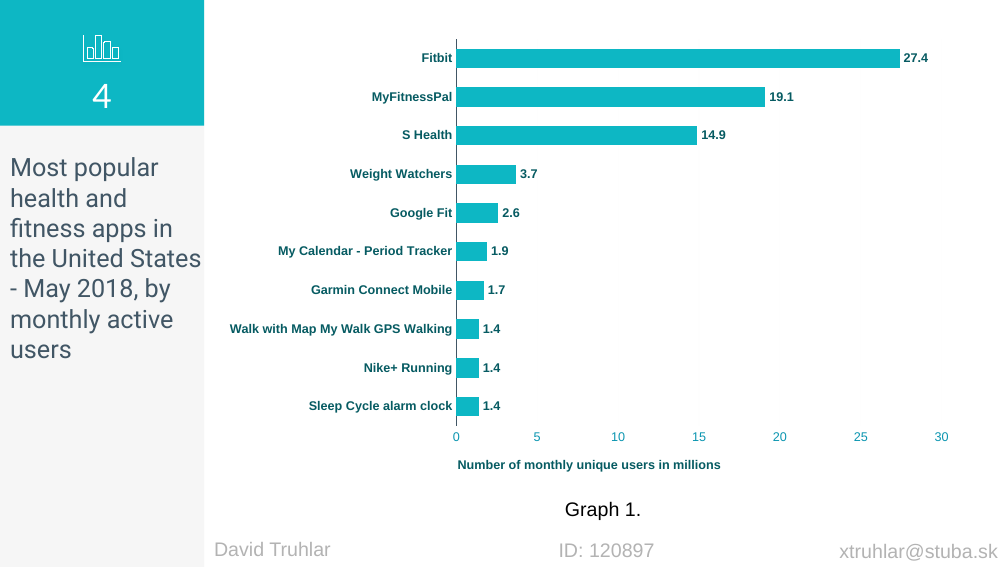
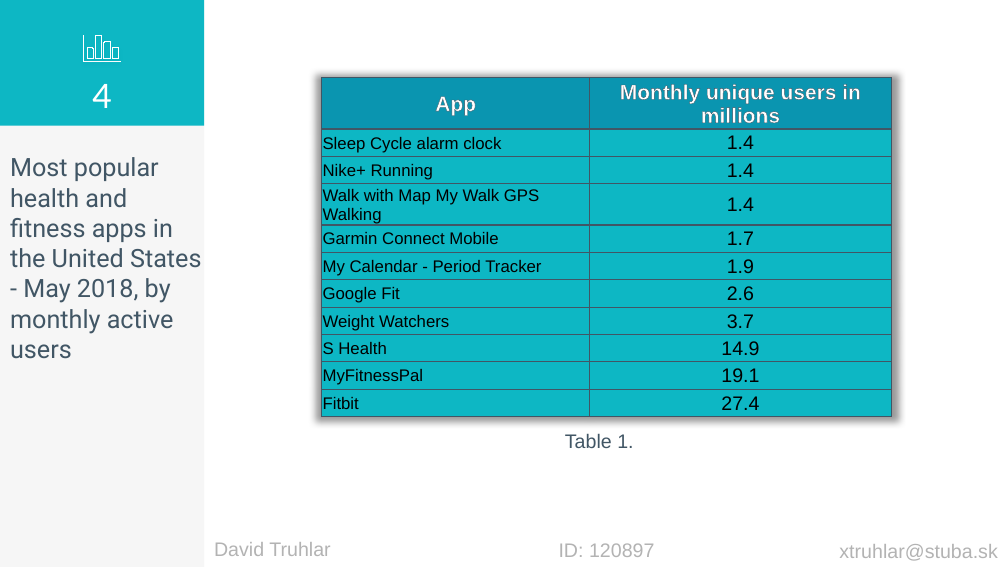
Before and after one commit to xtruhlar/mip_clanok22, a slide deck: slide 4 of slajdy/slajdy.pptx. Drawn at 1008x567 pixels with LibreOffice and Linux fonts; fonts in the diff are those of the drawing. Boxes give left, top, right and bottom in pixels: in the first picture for what was removed or moved away, otherwise in the second. Text is boxed around its words. In the diff, an @@ line names an element or a change of style, - is before the commit and + after.

```diff
--- a/slajdy/slajdy.pptx
+++ b/slajdy/slajdy.pptx
@@ bar chart removed at (215, 30, 964, 493) @@
-categories: Sleep Cycle alarm clock, Nike+ Running, Walk with Map My Walk GPS Walking, Garmin Connect Mobile, My Calendar - Period Tracker, Google Fit, Weight Watchers, S Health, MyFitnessPal, Fitbit
-Series 1: 1.4, 1.4, 1.4, 1.7, 1.9, 2.6, 3.7, 14.9, 19.1, 27.4
@@ table added at (322, 78, 892, 416), 11 rows, 2 columns @@
+App | Monthly unique users in millions
+Sleep Cycle alarm clock | 1.4
+Nike+ Running | 1.4
+Walk with Map My Walk GPS Walking | 1.4
+Garmin Connect Mobile | 1.7
+My Calendar - Period Tracker | 1.9
+Google Fit | 2.6
+Weight Watchers | 3.7
+S Health | 14.9
+MyFitnessPal | 19.1
+Fitbit | 27.4
@@ text at (565, 433, 633, 448): text changed; text colour #000000 to #415665 @@
-Graph 1.
+Table 1.
```
